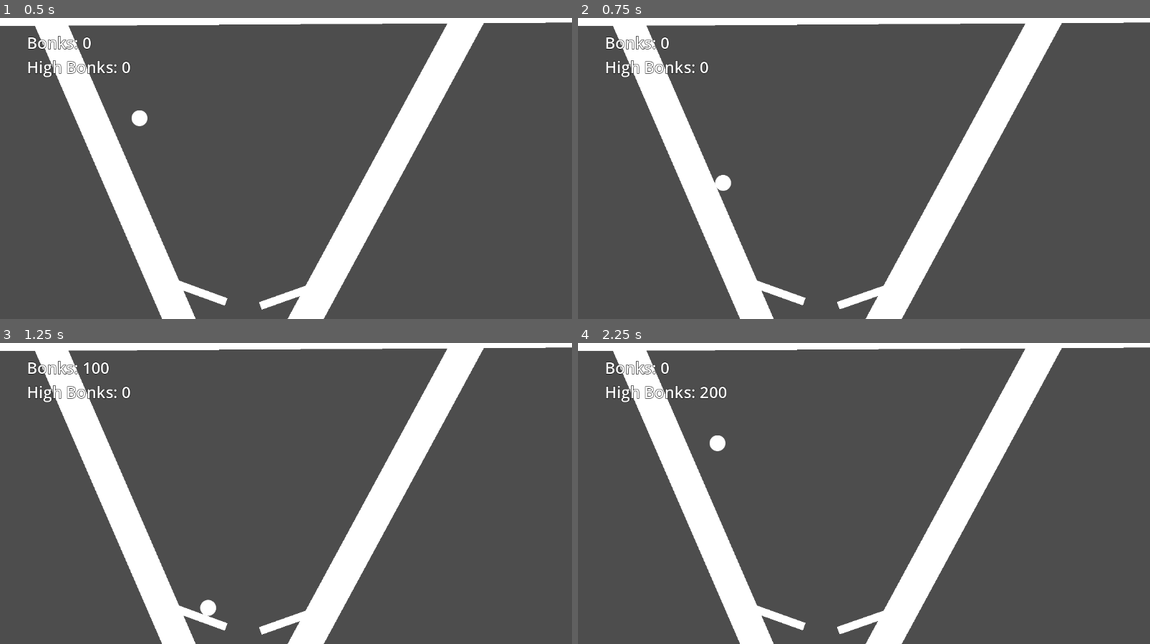
Above: before the commit, frames 1-4 (two rows, left to right).
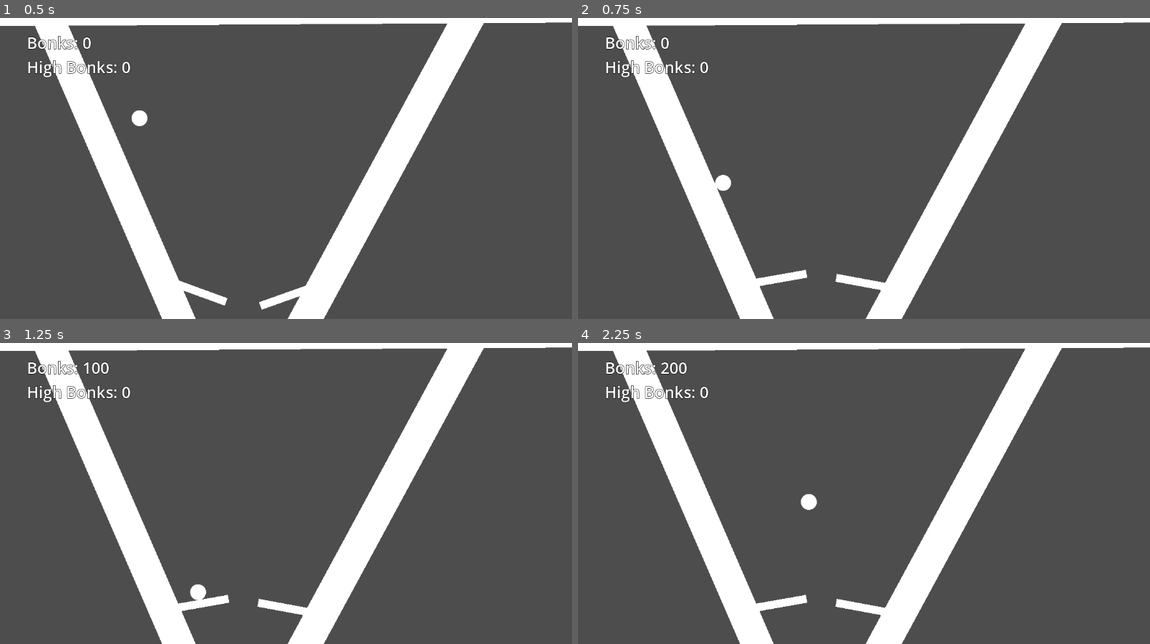
Above: after the commit, the same moments.

Repository: sfreed141/pinball
Game: Godot game, scene res://main.tscn
Same seed, same stepped clock (60 frames per second), same inputs: the game is played once before the commit and once after it.
Inputs:
- Up to frame 1 (0.5 s): no input
- Up to frame 2 (0.75 s): hold D (right, bound only after the commit) from 0.53 s (still down); hold Space (slap) from 0.53 s (still down)
- Up to frame 3 (1.25 s): keep holding D (right, bound only after the commit); keep holding Space (slap)
- Up to frame 4 (2.25 s): release D (right, bound only after the commit) at 1.28 s; release Space (slap) at 1.28 s; hold A (left, bound only after the commit) 1.28-2.03 s; tap Space (slap) at 1.35 s; hold D (right, bound only after the commit) from 2.03 s (still down); hold Space (slap) from 2.03 s (still down)

Frame 1 is identical in both runs. In frame 2, 0.9% of the frame differs, in the area x 31-54%, y 83-97%; in frame 3, 1.0%; in frame 4, 1.3%, in the area x 14-54%, y 6-97%.

Commit message:
separate left + right paddles

Diff:
--- a/project/game/paddle.gd
+++ b/project/game/paddle.gd
@@ -4,16 +4,18 @@
 var _tween
 const SLAP_ANGLE = 30
 
+var _is_left
+
+func _ready():
+	_is_left = cos(_base_angle) > 0
 
 func _physics_process(delta):
-	if Input.is_action_just_pressed("slap") and not (_tween and _tween.is_running()):
-		var target_angle = _base_angle
+	var target_angle = _base_angle
+	var slap = Input.is_action_pressed("slap") or (_is_left and Input.is_action_pressed("left")) or (not _is_left and Input.is_action_pressed("right"))
+	if slap:
 		if cos(_base_angle) < 0:
 			target_angle += SLAP_ANGLE
 		else:
 			target_angle -= SLAP_ANGLE
-		_tween = create_tween()	\
-			.set_ease(Tween.EASE_IN_OUT)	\
-			.set_trans(Tween.TRANS_BOUNCE)
-		_tween.tween_property(self, "rotation_degrees", target_angle, 0.05)
-		_tween.tween_property(self, "rotation_degrees", _base_angle, 0.15)
+
+	rotation = lerp_angle(rotation, deg_to_rad(target_angle), 0.5)
--- a/project/project.godot
+++ b/project/project.godot
@@ -22,6 +22,16 @@
 "events": [Object(InputEventKey,"resource_local_to_scene":false,"resource_name":"","device":-1,"window_id":0,"alt_pressed":false,"shift_pressed":false,"ctrl_pressed":false,"meta_pressed":false,"pressed":false,"keycode":0,"physical_keycode":32,"key_label":0,"unicode":32,"echo":false,"script":null)
 ]
 }
+left={
+"deadzone": 0.5,
+"events": [Object(InputEventKey,"resource_local_to_scene":false,"resource_name":"","device":-1,"window_id":0,"alt_pressed":false,"shift_pressed":false,"ctrl_pressed":false,"meta_pressed":false,"pressed":false,"keycode":0,"physical_keycode":65,"key_label":0,"unicode":97,"echo":false,"script":null)
+]
+}
+right={
+"deadzone": 0.5,
+"events": [Object(InputEventKey,"resource_local_to_scene":false,"resource_name":"","device":-1,"window_id":0,"alt_pressed":false,"shift_pressed":false,"ctrl_pressed":false,"meta_pressed":false,"pressed":false,"keycode":0,"physical_keycode":68,"key_label":0,"unicode":100,"echo":false,"script":null)
+]
+}
 
 [layer_names]
 
Not shown, changed: README.md
